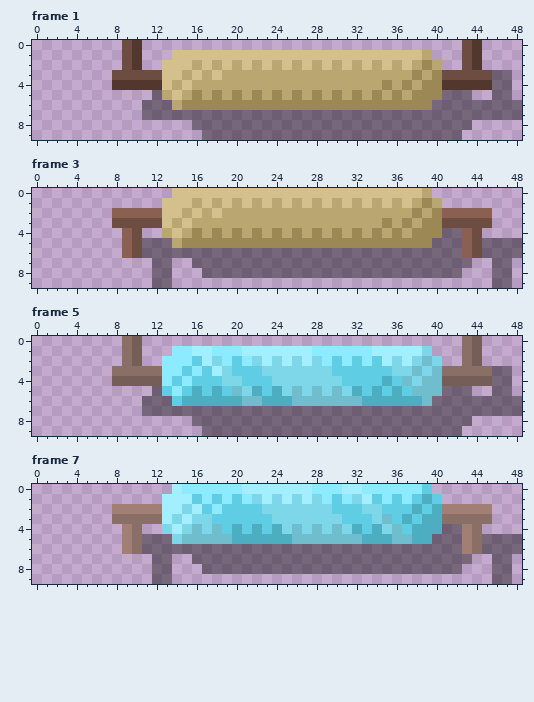
A pixel-art file gets an edit: OneVersusOne/Sprites/Goal03.aseprite. Above, as it was before the edit.
49x10 pixels, 8 frames. Shown: frame 1, frame 3, frame 5, frame 7.
Now the later version:
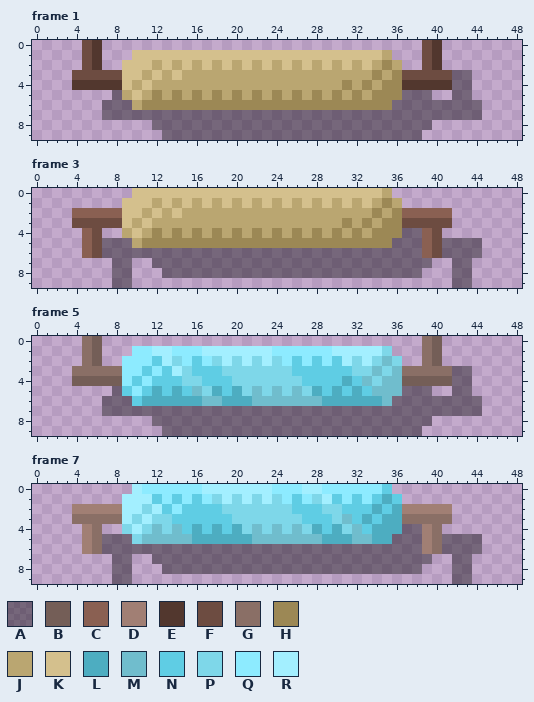
Palette (. is transparent): A #00000065  B #745e57  C #8a6052  D #a17f74  E #52372e  F #6d4c41  G #8a6f66  H #9c8855  J #baa671  K #d4c08d  L #4dadc1  M #70bdcd  N #5fcde4  P #7ed7e9  Q #8debff  R #a3efff
The edit:
--- frame 1, layers "Main", "Shadow"
@@ x 0..48 @@
- 0 .........FE................................FE....
- 1 .........FE...KKKKKKKKKKKKKKKKKKKKKKKKKJ...FE....
- 2 .........FE..KKKJKJKJKJKJKJKJKJKJKJKJKJHJ..FE....
- 3 ........FFFFFKKJKJKJJJJJJJJJJJJJJJJJJJHJHFFFFFAA.
- 4 ........EEEEEKJKJJJJJJJJJJJJJJJJJJJHJHJHHEEEEEAA.
- 5 ............AJKJHJHJHJHJHJHJHJHJHJHJHJHHHAAA..AA.
- 6 ...........AAAJHHHHHHHHHHHHHHHHHHHHHHHHHAAAAAAAAA
- 7 ...........AAAAAAAAAAAAAAAAAAAAAAAAAAAAAAAAAAAAAA
- 8 ................AAAAAAAAAAAAAAAAAAAAAAAAAAAA.....
- 9 .................AAAAAAAAAAAAAAAAAAAAAAAAAA......
+ 0 .....FE................................FE........
+ 1 .....FE...KKKKKKKKKKKKKKKKKKKKKKKKKJ...FE........
+ 2 .....FE..KKKJKJKJKJKJKJKJKJKJKJKJKJHJ..FE........
+ 3 ....FFFFFKKJKJKJJJJJJJJJJJJJJJJJJJHJHFFFFFAA.....
+ 4 ....EEEEEKJKJJJJJJJJJJJJJJJJJJJHJHJHHEEEEEAA.....
+ 5 ........AJKJHJHJHJHJHJHJHJHJHJHJHJHHHAAA..AA.....
+ 6 .......AAAJHHHHHHHHHHHHHHHHHHHHHHHHHAAAAAAAAA....
+ 7 .......AAAAAAAAAAAAAAAAAAAAAAAAAAAAAAAAAAAAAA....
+ 8 ............AAAAAAAAAAAAAAAAAAAAAAAAAAAA.........
+ 9 .............AAAAAAAAAAAAAAAAAAAAAAAAAA..........
--- frame 3, layers "Main", "Shadow"
@@ x 0..48 @@
- 0 ..............KKKKKKKKKKKKKKKKKKKKKKKKKJ.........
- 1 .............KKKJKJKJKJKJKJKJKJKJKJKJKJHJ........
- 2 ........CCCCCKKJKJKJJJJJJJJJJJJJJJJJJJHJHCCCCC...
- 3 ........FFFFFKJKJJJJJJJJJJJJJJJJJJJHJHJHHFFFFF...
- 4 .........CF..JKJHJHJHJHJHJHJHJHJHJHJHJHHHAACF....
- 5 .........CFAAAJHHHHHHHHHHHHHHHHHHHHHHHHHAAACFAAAA
- 6 .........CFAAAAAAAAAAAAAAAAAAAAAAAAAAAAAAAACFAAAA
- 7 ............AA..AAAAAAAAAAAAAAAAAAAAAAAAAAAA..AA.
- 8 ............AA...AAAAAAAAAAAAAAAAAAAAAAAAAA...AA.
- 9 ............AA................................AA.
+ 0 ..........KKKKKKKKKKKKKKKKKKKKKKKKKJ.............
+ 1 .........KKKJKJKJKJKJKJKJKJKJKJKJKJHJ............
+ 2 ....CCCCCKKJKJKJJJJJJJJJJJJJJJJJJJHJHCCCCC.......
+ 3 ....FFFFFKJKJJJJJJJJJJJJJJJJJJJHJHJHHFFFFF.......
+ 4 .....CF..JKJHJHJHJHJHJHJHJHJHJHJHJHHHAACF........
+ 5 .....CFAAAJHHHHHHHHHHHHHHHHHHHHHHHHHAAACFAAAA....
+ 6 .....CFAAAAAAAAAAAAAAAAAAAAAAAAAAAAAAAACFAAAA....
+ 7 ........AA..AAAAAAAAAAAAAAAAAAAAAAAAAAAA..AA.....
+ 8 ........AA...AAAAAAAAAAAAAAAAAAAAAAAAAA...AA.....
+ 9 ........AA................................AA.....
--- frame 5, layers "Ice", "Main", "Shadow"
@@ x 0..48 @@
- 0 .........GB................................GB....
- 1 .........GB...QQRRQQQRRRRRRRQQQQQQRRRRRP...GB....
- 2 .........GB..QQQNRPQNQPRPRPRPQNQNQNRPRPMP..GB....
- 3 ........GGGGGQQNQNRPNNNPPPPPPPNNNNNNPPMPMGGGGGAA.
- 4 ........BBBBBQNQNNNPPNNNPPPPPPPNNNNLNMPMMBBBBBAA.
- 5 ............ANQNLNLNMPLNLPMPMPMPLNLNLNMMMAAA..AA.
- 6 ...........AAANLLLLLLMMLLLMMMMMMMLLLLLLMAAAAAAAAA
- 7 ...........AAAAAAAAAAAAAAAAAAAAAAAAAAAAAAAAAAAAAA
- 8 ................AAAAAAAAAAAAAAAAAAAAAAAAAAAA.....
- 9 .................AAAAAAAAAAAAAAAAAAAAAAAAAA......
+ 0 .....GB................................GB........
+ 1 .....GB...QQRRQQQRRRRRRRQQQQQQRRRRRP...GB........
+ 2 .....GB..QQQNRPQNQPRPRPRPQNQNQNRPRPMP..GB........
+ 3 ....GGGGGQQNQNRPNNNPPPPPPPNNNNNNPPMPMGGGGGAA.....
+ 4 ....BBBBBQNQNNNPPNNNPPPPPPPNNNNLNMPMMBBBBBAA.....
+ 5 ........ANQNLNLNMPLNLPMPMPMPLNLNLNMMMAAA..AA.....
+ 6 .......AAANLLLLLLMMLLLMMMMMMMLLLLLLMAAAAAAAAA....
+ 7 .......AAAAAAAAAAAAAAAAAAAAAAAAAAAAAAAAAAAAAA....
+ 8 ............AAAAAAAAAAAAAAAAAAAAAAAAAAAA.........
+ 9 .............AAAAAAAAAAAAAAAAAAAAAAAAAA..........
--- frame 7, layers "Ice", "Main", "Shadow"
@@ x 0..48 @@
- 0 ..............RQQQQQQRRRRRRRQQQRRQQQQQQN.........
- 1 .............RRRNQNQNQPRPRPRPQNQPRNQNQNLN........
- 2 ........DDDDDRRPRNQNNNNPPPPPPPNNNPPNNNLNLDDDDD...
- 3 ........GGGGGRPRPPNNNNNNPPPPPPPNNNPMNLNLLGGGGG...
- 4 .........DG..PRPMPMNLNLNLPMPMPMPLNLPMNLLLAADG....
- 5 .........DGAAAPMMMMMLLLLLLMMMMMMMLLLMMLLAAADGAAAA
- 6 .........DGAAAAAAAAAAAAAAAAAAAAAAAAAAAAAAAADGAAAA
- 7 ............AA..AAAAAAAAAAAAAAAAAAAAAAAAAAAA..AA.
- 8 ............AA...AAAAAAAAAAAAAAAAAAAAAAAAAA...AA.
- 9 ............AA................................AA.
+ 0 ..........RQQQQQQRRRRRRRQQQRRQQQQQQN.............
+ 1 .........RRRNQNQNQPRPRPRPQNQPRNQNQNLN............
+ 2 ....DDDDDRRPRNQNNNNPPPPPPPNNNPPNNNLNLDDDDD.......
+ 3 ....GGGGGRPRPPNNNNNNPPPPPPPNNNPMNLNLLGGGGG.......
+ 4 .....DG..PRPMPMNLNLNLPMPMPMPLNLPMNLLLAADG........
+ 5 .....DGAAAPMMMMMLLLLLLMMMMMMMLLLMMLLAAADGAAAA....
+ 6 .....DGAAAAAAAAAAAAAAAAAAAAAAAAAAAAAAAADGAAAA....
+ 7 ........AA..AAAAAAAAAAAAAAAAAAAAAAAAAAAA..AA.....
+ 8 ........AA...AAAAAAAAAAAAAAAAAAAAAAAAAA...AA.....
+ 9 ........AA................................AA.....
Changed places in both pictures, as pixel boxes (x1, y1, x2, y2):
changed: (72, 40, 222, 140)
changed: (342, 40, 522, 140)
changed: (72, 188, 222, 288)
changed: (342, 188, 522, 288)
changed: (72, 336, 522, 436)
changed: (72, 484, 522, 584)
